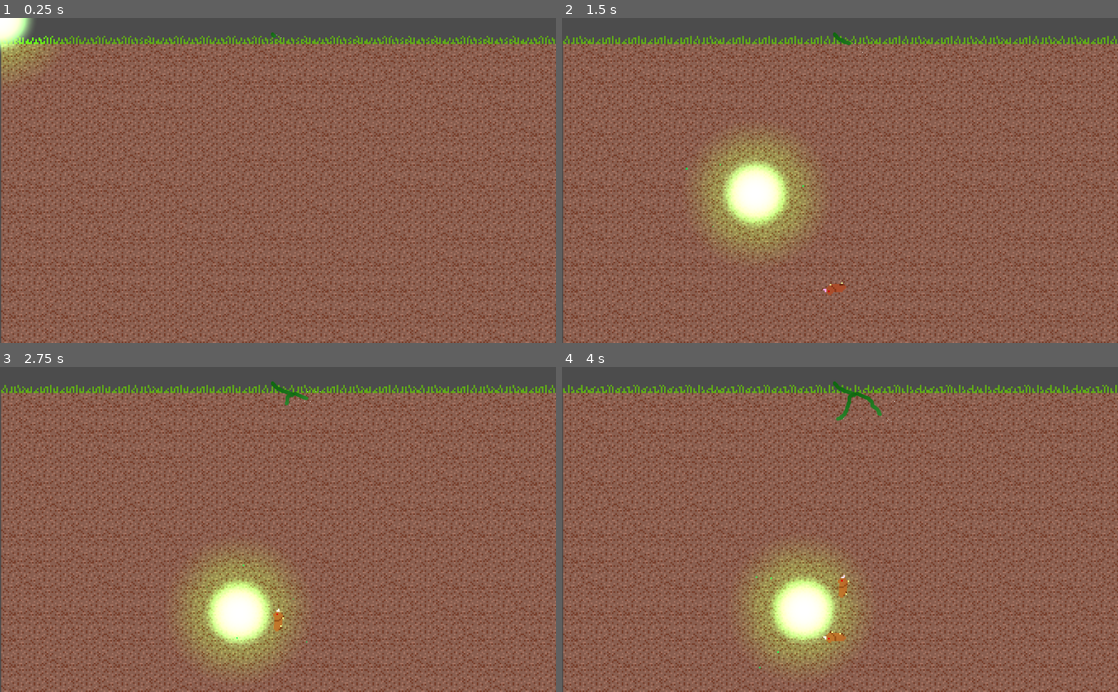
Above: before the commit, frames 1-4 (two rows, left to right).
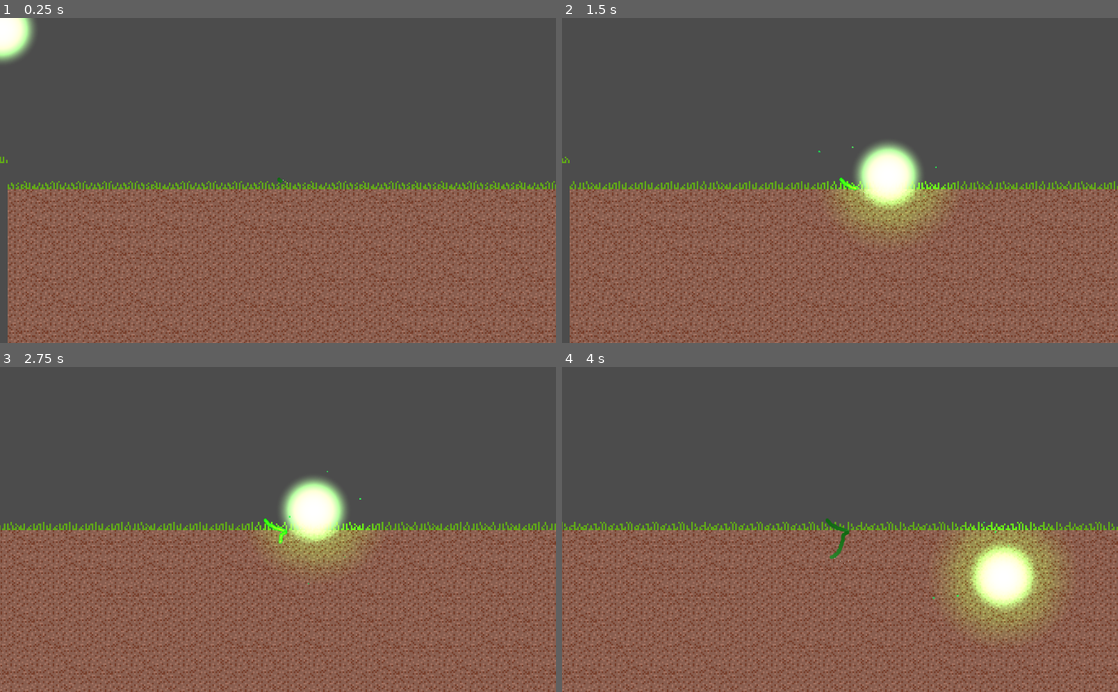
Above: after the commit, the same moments.

Repository: TaneliR/fgj2023
Game: Godot game, scene res://Scenes/TanelinScene.tscn
The game is run twice, just before and just after one commit, with the same random seed, the same clock (stepped at 60 frames per second) and the same inputs. This scene is started directly instead of the project's main scene.
Inputs (mouse positions are in pixels of both pictures, inside the frame that each line leads up to):
- Up to frame 1 (0.25 s): no input
- Up to frame 2 (1.5 s): tap Enter at 0.5 s; move the mouse to (962, 164) at 0.52 s; press the mouse at (962, 164) at 0.53 s; hold Up (ui_up) 0.53-1.28 s; move the mouse to (728, 196) at 1.27 s; release the mouse at (728, 196) at 1.28 s; hold Down (ui_down) from 1.28 s (still down); click (728, 196) at 1.35 s
- Up to frame 3 (2.75 s): move the mouse to (272, 636) at 2.02 s; release Down (ui_down) at 2.03 s; press the mouse at (272, 636) at 2.03 s; hold Up (ui_up) from 2.03 s (still down)
- Up to frame 4 (4 s): move the mouse to (812, 594) at 2.77 s; release the mouse at (812, 594) at 2.78 s; click (812, 594) at 2.85 s; move the mouse to (1006, 578) at 3.52 s; release Up (ui_up) at 3.53 s; press the mouse at (1006, 578) at 3.53 s; hold Down (ui_down) from 3.53 s (still down)

The runs differ from the first frame. In frame 1, 61% of the frame differs, in the area x 0-100%, y 1-100%; in frame 2, 64%; in frame 3, 63%; in frame 4, 66%, in the area x 0-100%, y 4-100%.

Commit message:
Vittu jeah

Diff:
--- a/Roots/Prefabs/Root.tscn
+++ b/Roots/Prefabs/Root.tscn
@@ -30,8 +30,6 @@
 
 [node name="RootHead" type="KinematicBody2D" parent="."]
 position = Vector2( -3.8147e-06, -0.420362 )
-collision_layer = 3
-collision_mask = 0
 collision_layer = 18
 collision_mask = 17
 collision/safe_margin = 1.0
--- a/Roots/Scenes/TanelinScene.tscn
+++ b/Roots/Scenes/TanelinScene.tscn
@@ -8,6 +8,7 @@
 [ext_resource path="res://Scripts/MouseMagnet.gd" type="Script" id=6]
 [ext_resource path="res://Sprites/ground.tres" type="TileSet" id=7]
 [ext_resource path="res://Sprites/ground.png" type="Texture" id=8]
+[ext_resource path="res://Scenes/CameraNode.tscn" type="PackedScene" id=9]
 
 [sub_resource type="CanvasItemMaterial" id=1]
 
@@ -51,6 +52,8 @@
 [node name="Node2D" type="Node2D"]
 position = Vector2( 2, 0 )
 script = ExtResource( 3 )
+
+[node name="CameraNode" parent="." instance=ExtResource( 9 )]
 
 [node name="BG" type="Sprite" parent="."]
 visible = false
--- a/Roots/Sprites/moleking.tscn
+++ b/Roots/Sprites/moleking.tscn
@@ -80,6 +80,6 @@
 
 [node name="AnimatedSprite" type="AnimatedSprite"]
 frames = SubResource( 18 )
-frame = 16
+frame = 7
 speed_scale = 3.0
 playing = true
Not shown: 1 places in Roots/Scenes/TanelinScene.tscn that only renumber resources
